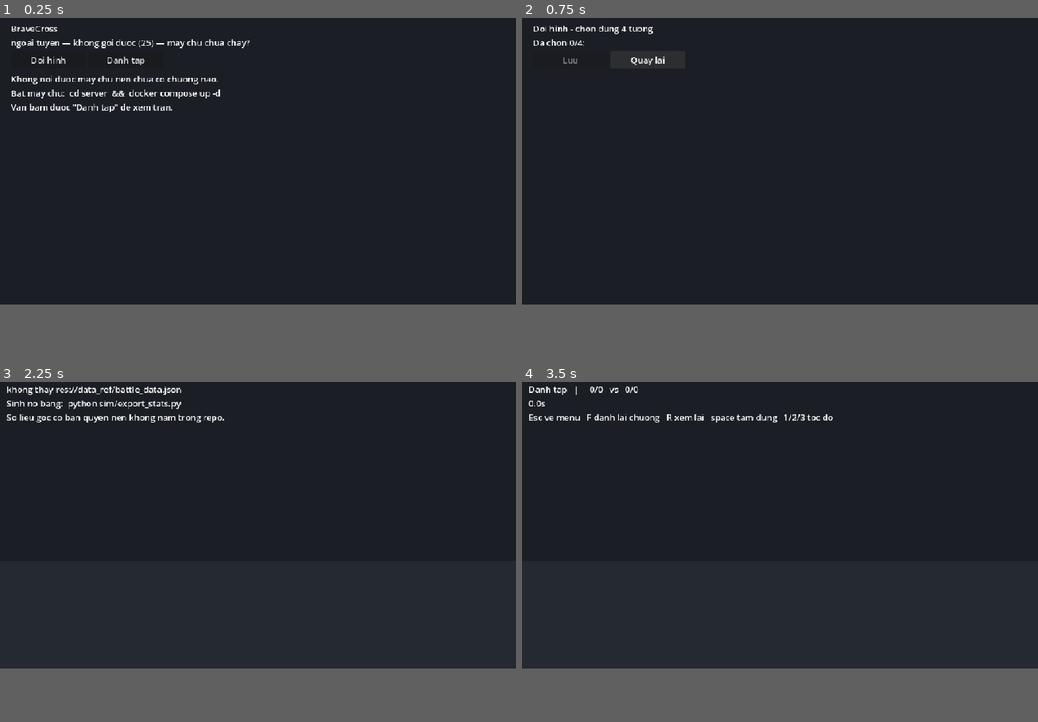
Above: before the commit, frames 1-4 (two rows, left to right).
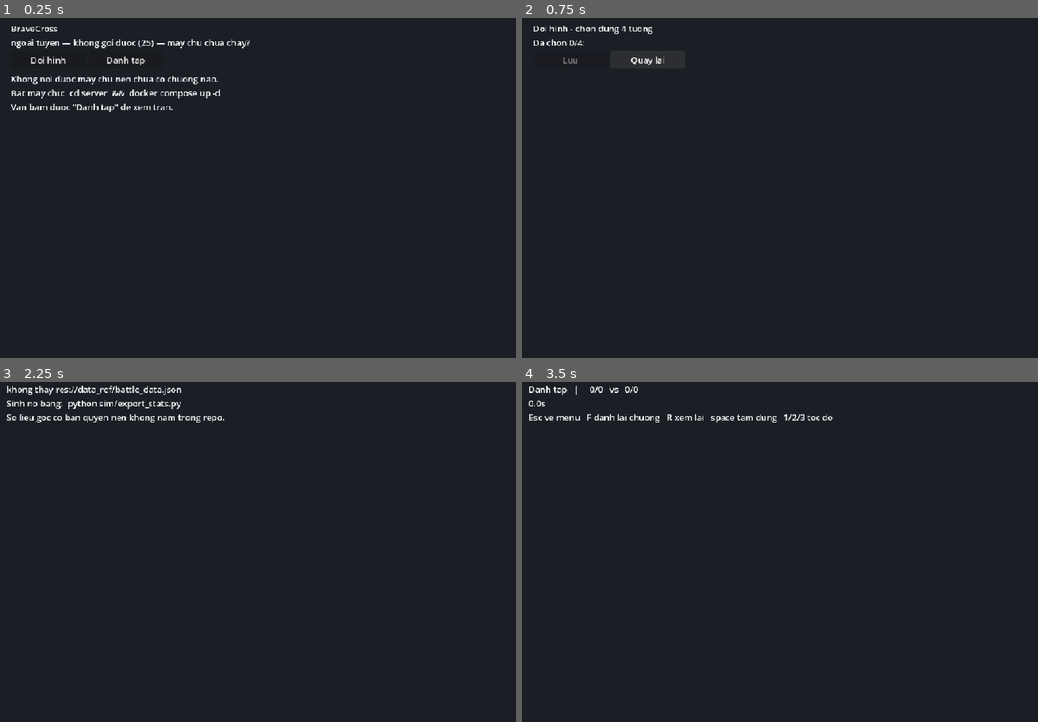
Above: after the commit, the same moments.

Repository: lvthe/bravecross-game
Game: Godot game, scene res://ui/menu.tscn
Same seed, same stepped clock (60 frames per second), same inputs: the game is played once before the commit and once after it.
Inputs:
- Up to frame 1 (0.25 s): no input
- Up to frame 2 (0.75 s): click "Doi hinh" at 0.5 s
- Up to frame 3 (2.25 s): click "Quay lai" at 1.25 s; click "Danh tap" at 2 s
- Up to frame 4 (3.5 s): tap Enter at 2.75 s; hold Right from 2.78 s (still down); tap R at 2.85 s; tap Space at 3.02 s
In our replay, the window is 800x450 before the commit and 800x533 after it. These sizes can differ from the game's own. Grey fills any space a smaller window leaves; there, only what the larger window draws over its background counts as a difference.

The runs differ from the first frame. In frame 1, 0.7% of the frame differs, in the area x 2-49%, y 2-28%; in frame 2, 0.1%; in frame 3, 0.4%; in frame 4, 0.3%.

Commit message:
Nen canh that cho moi chuong, khung hinh 960x640
Man tran va menu nay co nen ve tay cua ban goc thay vi o mau phang. Moi chuong
mot canh, het thi quay vong; anh do work/scenes.py xuat ra.

Khung hinh doi tu 960x540 sang 960x640 — dung co thiet ke cua ban goc, biet
duoc tu ten file bo cuc cua no: BattleField_<canh>_960_640.xgg.

verify.gd nay bo qua thu muc khong co <Ten>.json: assets_ref/ khong con chi
chua nhan vat ma co ca scenes/, va no da lam bo test bao hong 1.

Tat ca xanh: 144/144 rig, 12/12 doi chieu chien dau, 24/24 giao van, 24/24
phien choi, 43/43 RPC, 23/23 mo phong Python, 26/26 luat may chu.

Co-Authored-By: Claude Opus 5 <noreply@anthropic.com>

Diff:
--- a/battle/battle.gd
+++ b/battle/battle.gd
@@ -49,6 +49,7 @@
 
 func _ready() -> void:
 	label = $Info
+	$Backdrop.texture = Game.backdrop(Game.chapter)
 	combat = Combat.new()
 	var err := combat.load_data()
 	if err != "":
@@ -84,6 +85,7 @@
 		return
 
 	# chapter = 0 la danh tap: van dien, nhung khong xin may chu, khong tinh diem.
+	$Backdrop.texture = Game.backdrop(Game.chapter)
 	if session != null and session.online and Game.chapter > 0:
 		await _ranked(Game.chapter)
 	else:
--- a/battle/battle.tscn
+++ b/battle/battle.tscn
@@ -8,15 +8,15 @@
 [node name="Bg" type="ColorRect" parent="."]
 z_index = -10
 offset_right = 960.0
-offset_bottom = 540.0
+offset_bottom = 640.0
 color = Color(0.106, 0.118, 0.145, 1)
 
-[node name="Ground" type="ColorRect" parent="."]
-z_index = -10
-offset_top = 340.0
+[node name="Backdrop" type="TextureRect" parent="."]
+z_index = -9
 offset_right = 960.0
-offset_bottom = 540.0
-color = Color(0.145, 0.161, 0.192, 1)
+offset_bottom = 640.0
+expand_mode = 1
+stretch_mode = 6
 
 [node name="Info" type="Label" parent="."]
 offset_left = 12.0
--- a/game/game.gd
+++ b/game/game.gd
@@ -21,6 +21,35 @@
 
 var _chapters: Array = []
 var _url := ""
+
+## Nen canh cua ban goc, xuat bang work/scenes.py. Moi chuong mot canh; het
+## thi quay vong. Ban goc co bo cuc ghep tu 45 manh nho (BattleField_*.xgg)
+## nhung TEXTURE cua nhung manh do khong co trong APK lan OBB — chung duoc tai
+## ve luc chay. Bu lai cac lop nen day man thi con du, va dung duoc ngay.
+const SCENES := [
+	"plain/plain_a01", "plain/plain_a02", "plain/plain_a03", "plain/plain_a04",
+	"siege/siege01", "siege/siege02", "zizhulin/zizhulin_background_a",
+	"lava/lava_02_01a", "lava/lava_05_01a", "devil/devil_02_01a",
+	"CBZZ/CBZZ-04-01", "tongtianta/tongtianta_background",
+]
+const SCENE_DIR := "res://assets_ref/scenes/"
+const MENU_SCENE := "main3/mainscene3_background_a"
+
+
+## Anh nen cho mot chuong. chapter <= 0 (danh tap) thi lay canh dau.
+func backdrop(chapter: int) -> Texture2D:
+	var i: int = 0 if chapter <= 0 else (chapter - 1) % SCENES.size()
+	return load_backdrop(SCENES[i])
+
+
+func load_backdrop(rel: String) -> Texture2D:
+	var path := SCENE_DIR + rel + ".png"
+	if ResourceLoader.exists(path):
+		var t := ResourceLoader.load(path)
+		if t is Texture2D:
+			return t
+	# Chua xuat nen thi thoi, khong phai loi — man van choi duoc.
+	return null
 
 
 func _ready() -> void:
--- a/project.godot
+++ b/project.godot
@@ -18,8 +18,10 @@
 
 [display]
 
+; Ban goc thiet ke o 960x640 — ten file bo cuc cua no la
+; BattleField_<canh>_960_640.xgg, va nen canh la 1024x768.
 window/size/viewport_width=960
-window/size/viewport_height=540
+window/size/viewport_height=640
 window/stretch/mode="canvas_items"
 
 [rendering]
--- a/tools/verify.gd
+++ b/tools/verify.gd
@@ -36,6 +36,10 @@
 		return
 
 	for char_name in names:
+		# assets_ref/ khong chi chua nhan vat: `scenes/` la anh nen canh. Mot
+		# thu muc khong co <Ten>.json thi khong phai nhan vat, bo qua.
+		if not FileAccess.file_exists(ROOT + char_name + "/" + char_name + ".json"):
+			continue
 		print("\n=== ", char_name, " ===")
 		var raw = JSON.parse_string(
 				FileAccess.get_file_as_string(ROOT + char_name + "/" + char_name + ".json"))
--- a/ui/menu.gd
+++ b/ui/menu.gd
@@ -11,6 +11,7 @@
 
 
 func _ready() -> void:
+	$Backdrop.texture = Game.load_backdrop(Game.MENU_SCENE)
 	$Buttons/Roster.pressed.connect(_on_roster)
 	$Buttons/Practice.pressed.connect(_on_practice)
 	_title.text = "BraveCross"
--- a/ui/menu.tscn
+++ b/ui/menu.tscn
@@ -13,6 +13,14 @@
 anchor_right = 1.0
 anchor_bottom = 1.0
 color = Color(0.106, 0.118, 0.145, 1)
+
+[node name="Backdrop" type="TextureRect" parent="."]
+anchors_preset = 15
+anchor_right = 1.0
+anchor_bottom = 1.0
+expand_mode = 1
+stretch_mode = 6
+modulate = Color(0.55, 0.55, 0.6, 1)
 
 [node name="Title" type="Label" parent="."]
 offset_left = 20.0
Not shown, changed: README.md
